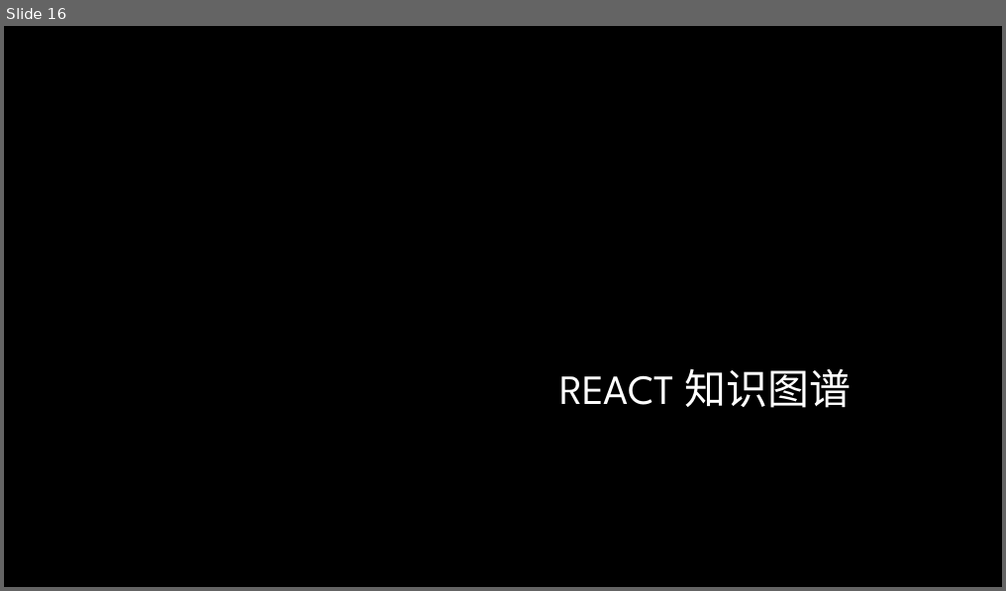
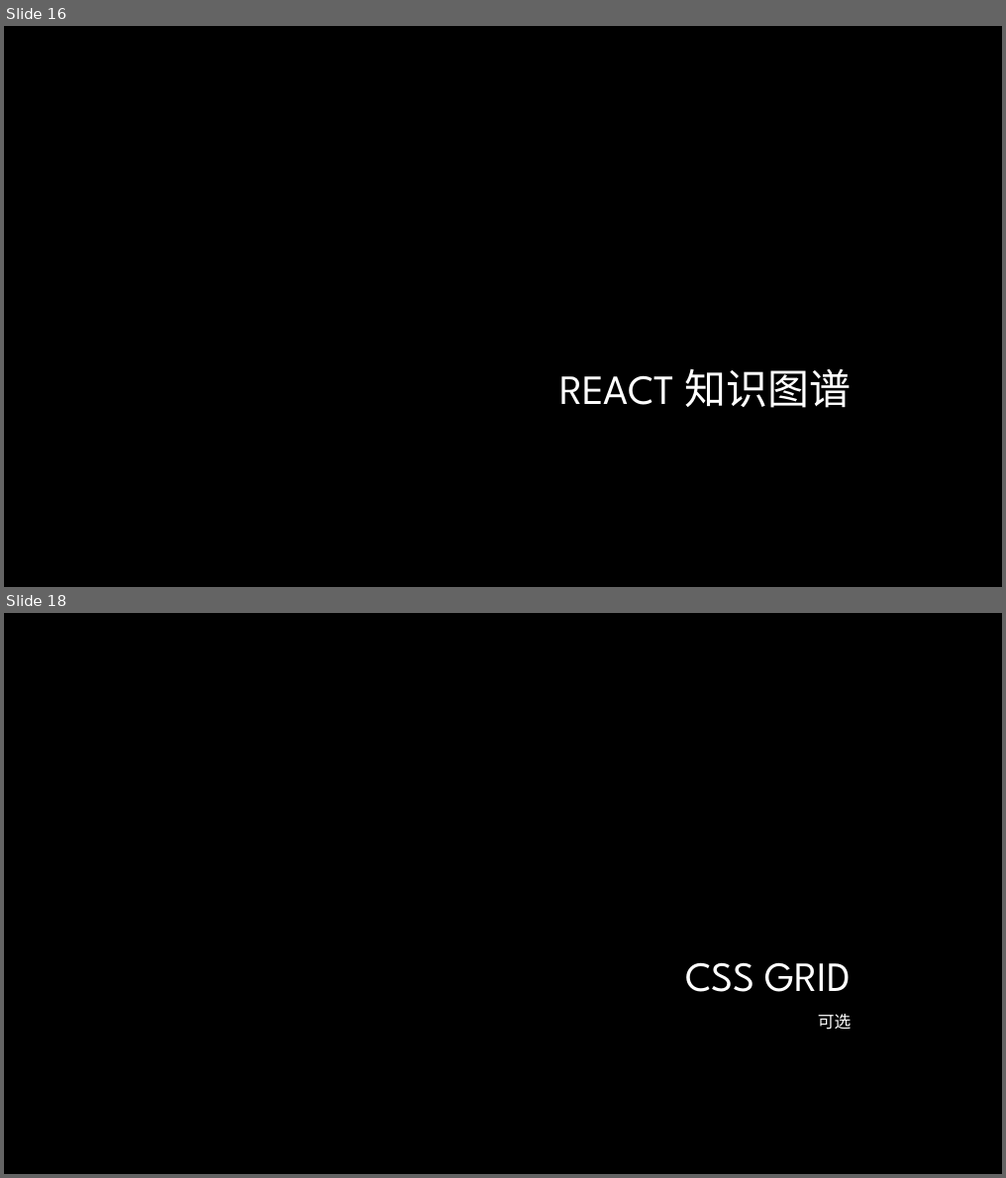
Before and after one commit to lee813/ECVFrontend, a slide deck: 前端课程.pptx. Shown one above the other, each under a label of ours: slide 16 before the commit, slides 16 and 18 after it; the slides between them are not shown. The pictures are 1006x591 and 1006x1178 pixels, drawn with LibreOffice and Linux fonts; fonts in the diff are those of the drawing; background and template pictures are left out. Boxes give left, top, right and bottom in pixels: in the first picture for what was removed or moved away, otherwise in the second. Text is boxed around its words. In the diff, an @@ line names an element or a change of style, - is before the commit and + after.

```diff
--- a/前端课程.pptx
+++ b/前端课程.pptx
@@ slide 18 added at bbox=[4, 613, 1002, 1174], background picture (left out) @@
@@ title added at bbox=[685, 962, 851, 992], 40 pt, text gradient #FFFFFF to #A6A6A6 @@
+CSS GRID
@@ text added at bbox=[818, 1014, 851, 1030], 20 pt, text gradient #FFFFFF to #BFBFBF, small capitals @@
+可选
```
Also in this commit, not shown: 2 other slides added, 36 other files.
